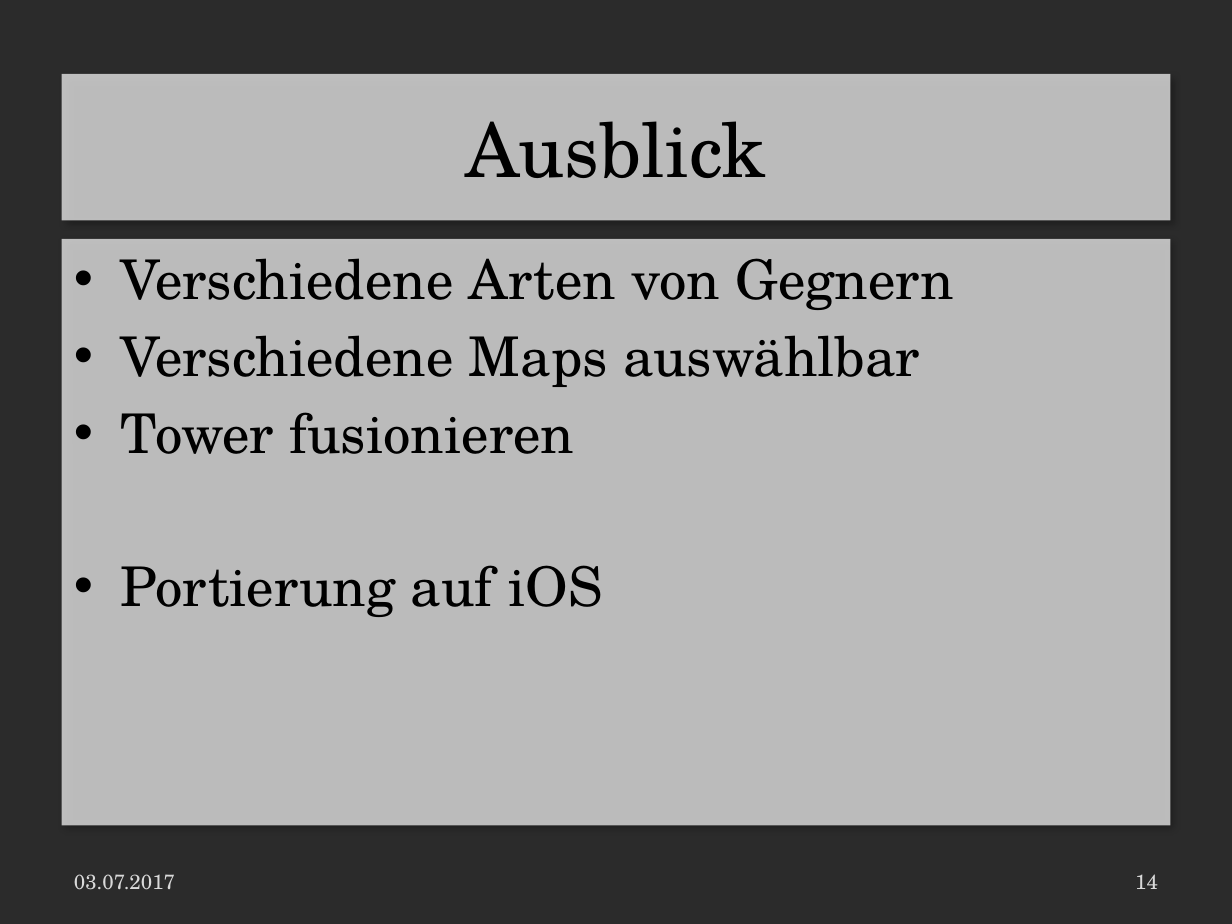
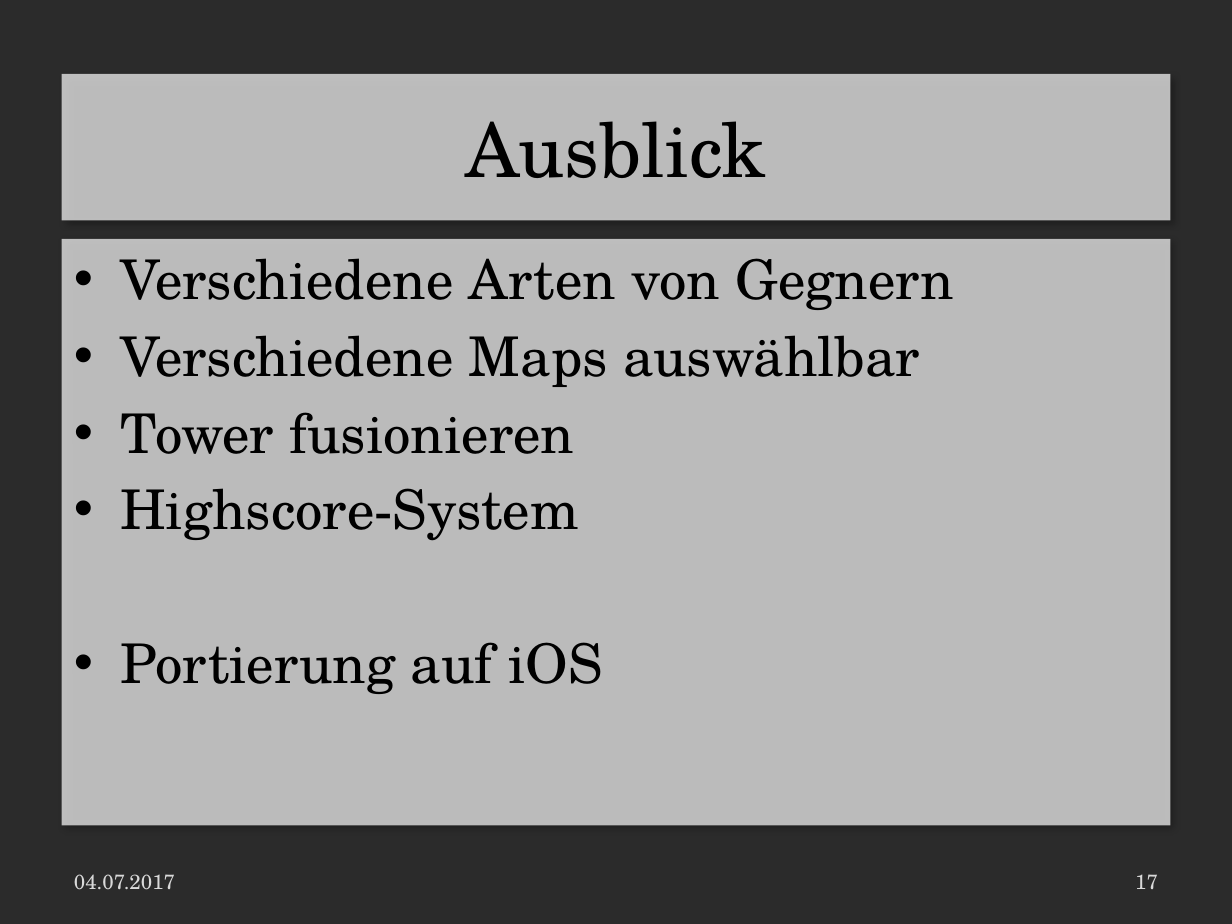
Before and after one commit to LaurenzGebauer/ElementTD, a slide deck: slide 17 of svn/JG16S17P06/trunk/Documentation/ProjectDocumentation/Presentation.pptx (slide 14 before the commit). Drawn at 1232x924 pixels with LibreOffice and Linux fonts; fonts in the diff are those of the drawing; background and template pictures are left out; a plain dark background stands for a picture behind light text. Boxes give left, top, right and bottom in pixels: in the first picture for what was removed or moved away, otherwise in the second. Text is boxed around its words. In the diff, an @@ line names an element or a change of style, - is before the commit and + after.

```diff
--- a/svn/JG16S17P06/trunk/Documentation/ProjectDocumentation/Presentation.pptx
+++ b/svn/JG16S17P06/trunk/Documentation/ProjectDocumentation/Presentation.pptx
@@ text at <box>120,488,579,541</box>: paragraph added @@
+• Highscore-System
@@ text at <box>74,874,175,890</box>: text changed @@
-03.07.2017
+04.07.2017
@@ page number at <box>1135,874,1158,889</box>: text changed @@
-14
+17
```
Also in this commit, not shown: 12 other slides changed, 4 slides added, 4 other files.
